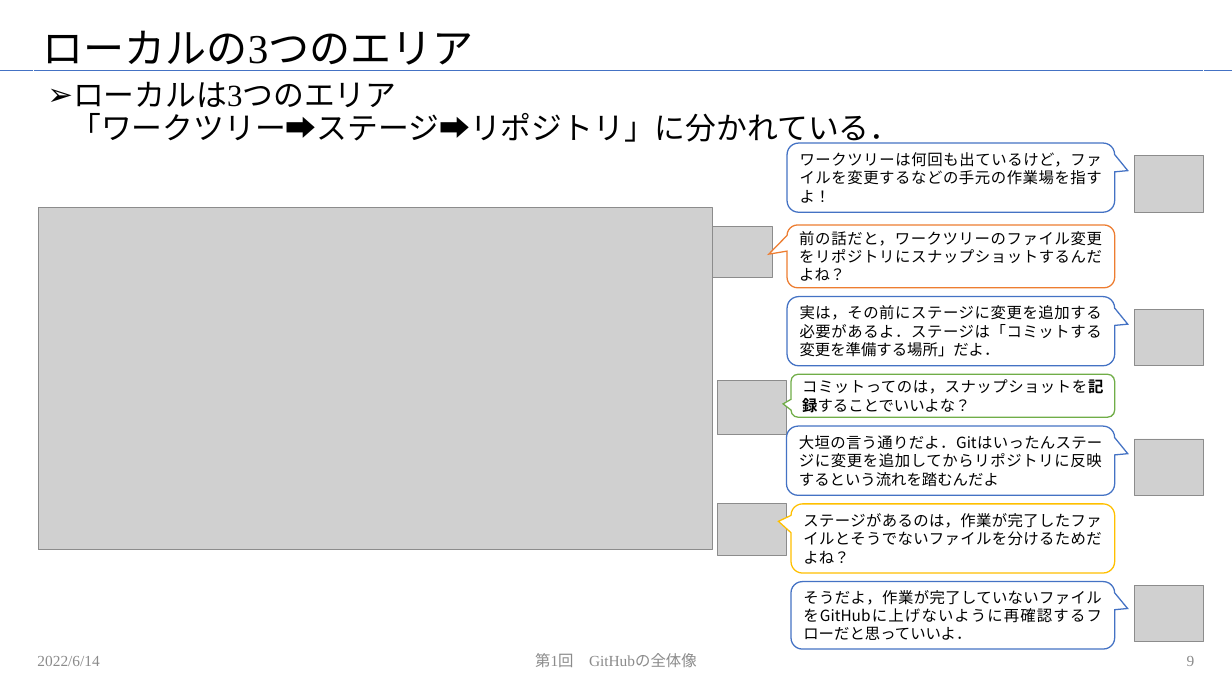
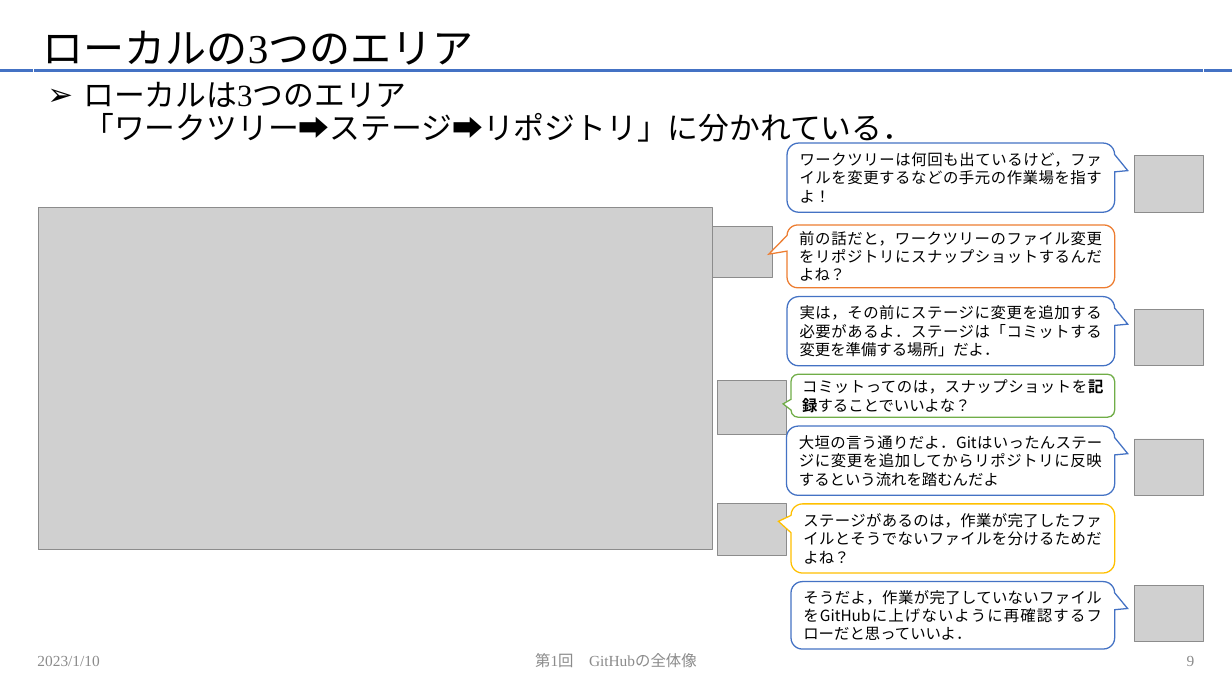
Before and after one commit to NishimuraTsubasa/Study-FT, a slide deck: slide 9 of 2022年度/GitHub勉強会/第1回勉強会.pptx. Drawn at 1232x693 pixels with LibreOffice and Linux fonts; fonts in the diff are those of the drawing; grey boxes stand for pictures. Boxes give left, top, right and bottom in pixels: in the first picture for what was removed or moved away, otherwise in the second. Text is boxed around its words. In the diff, an @@ line names an element or a change of style, - is before the commit and + after.

```diff
--- a/2022年度/GitHub勉強会/第1回勉強会.pptx
+++ b/2022年度/GitHub勉強会/第1回勉強会.pptx
@@ text "ローカルは3つのエリア 「ワークツリー➡ステージ➡リポジトリ」に分かれている．" at (38,75,1209,622): indent changed @@
@@ text at (37,656,99,666): text changed @@
-2022/6/14
+2023/1/10
```
Also in this commit, not shown: 11 other slides changed, 4 other files.
